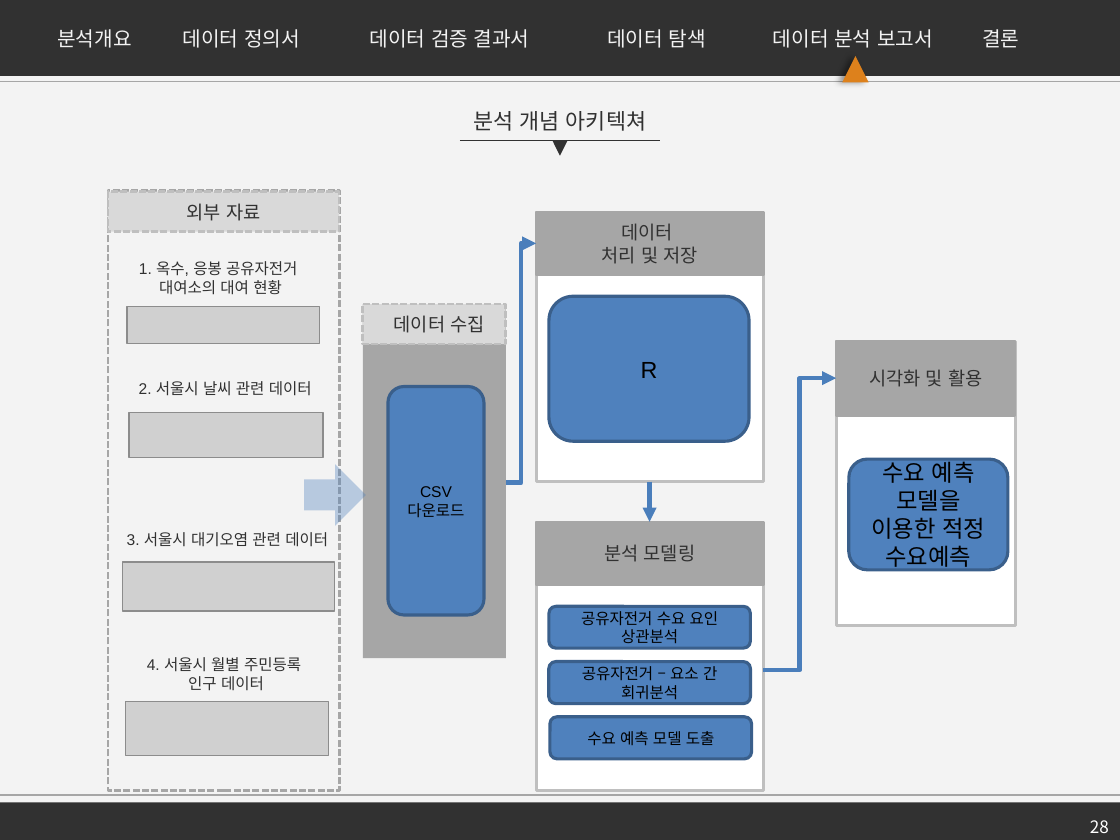
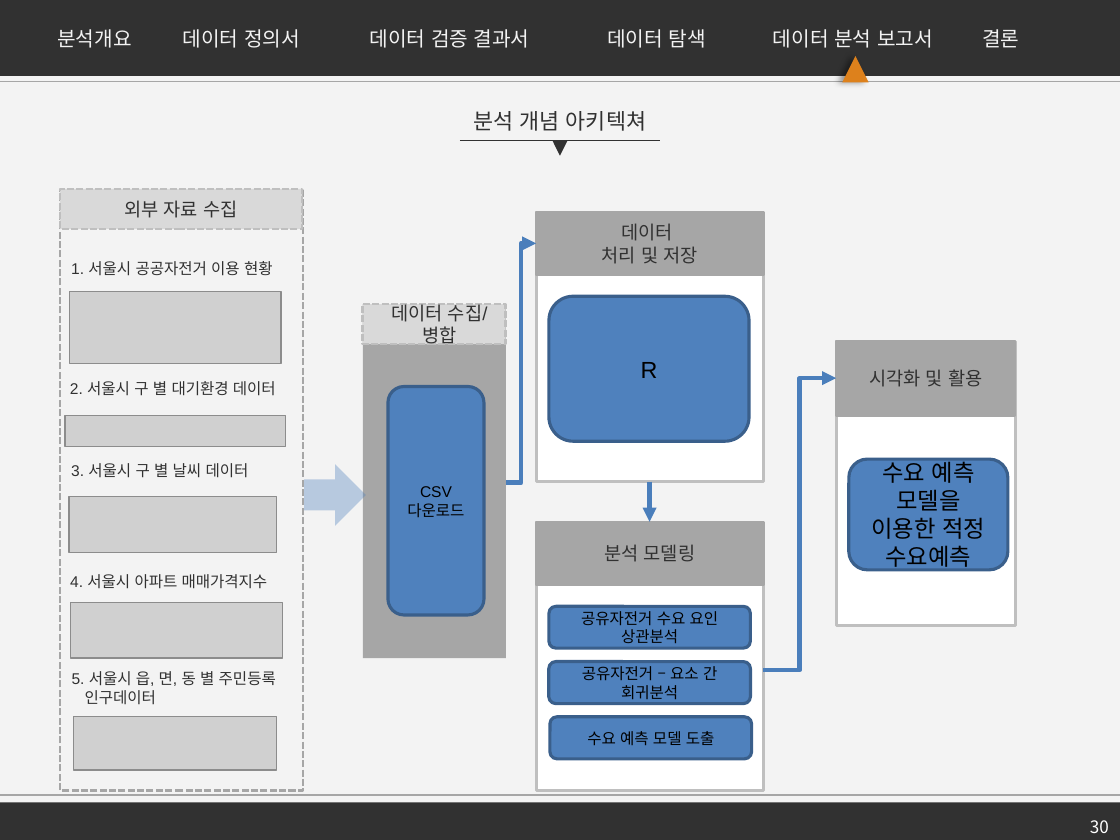
Before and after one commit to firstock/proj_sponge_bicycle, a slide deck: slide 30 of 서울시 공유자전거 수요 예측.pptx (slide 28 before the commit). Drawn at 1120x840 pixels with LibreOffice and Linux fonts; fonts in the diff are those of the drawing; grey boxes stand for pictures. Boxes give left, top, right and bottom in pixels: in the first picture for what was removed or moved away, otherwise in the second. Text is boxed around its words. In the diff, an @@ line names an element or a change of style, - is before the commit and + after.

Commit message:
KHS_ppt_modify

```diff
--- a/서울시 공유자전거 수요 예측.pptx
+++ b/서울시 공유자전거 수요 예측.pptx
@@ rectangle "외부 자료 수집" resized from (x1=108, y1=192, x2=339, y2=232) to (x1=59, y1=189, x2=302, y2=230) @@
@@ rectangle resized from (x1=109, y1=190, x2=340, y2=790) to (x1=60, y1=190, x2=304, y2=790) @@
@@ text in rectangle at (x1=124, y1=200, x2=237, y2=218): text changed @@
-외부 자료
+외부 자료 수집
@@ text at (x1=71, y1=261, x2=273, y2=276): text changed @@
-1. 옥수, 응봉 공유자전거
-대여소의 대여 현황
+1. 서울시 공공자전거 이용 현황
@@ picture added at (x1=69, y1=291, x2=281, y2=363) @@
@@ picture removed at (x1=127, y1=306, x2=319, y2=343) @@
@@ text in rectangle at (x1=391, y1=304, x2=488, y2=344): text changed @@
-데이터 수집
+데이터 수집/ 병합
@@ text at (x1=70, y1=381, x2=276, y2=396): text changed @@
-3. 서울시 대기오염 관련 데이터
+2. 서울시 구 별 대기환경 데이터
@@ picture added at (x1=65, y1=416, x2=286, y2=447) @@
@@ picture removed at (x1=129, y1=412, x2=323, y2=458) @@
@@ text at (x1=71, y1=463, x2=249, y2=478): text changed @@
-2. 서울시 날씨 관련 데이터
+3. 서울시 구 별 날씨 데이터
@@ picture added at (x1=69, y1=496, x2=277, y2=552) @@
@@ picture removed at (x1=123, y1=562, x2=335, y2=612) @@
@@ text added at (x1=70, y1=574, x2=268, y2=589), 10 pt, text #313131 @@
+4. 서울시 아파트 매매가격지수
@@ picture added at (x1=71, y1=603, x2=282, y2=659) @@
@@ text at (x1=72, y1=671, x2=276, y2=704): text changed @@
-4. 서울시 월별 주민등록
-인구 데이터
+5. 서울시 읍, 면, 동 별 주민등록
+인구데이터
@@ picture moved from (x1=125, y1=701, x2=328, y2=755) to (x1=74, y1=717, x2=277, y2=771) @@
@@ page number at (x1=1090, y1=820, x2=1109, y2=833): text changed @@
-28
+30
```
Also in this commit, not shown: 10 other slides changed, 2 slides added.
